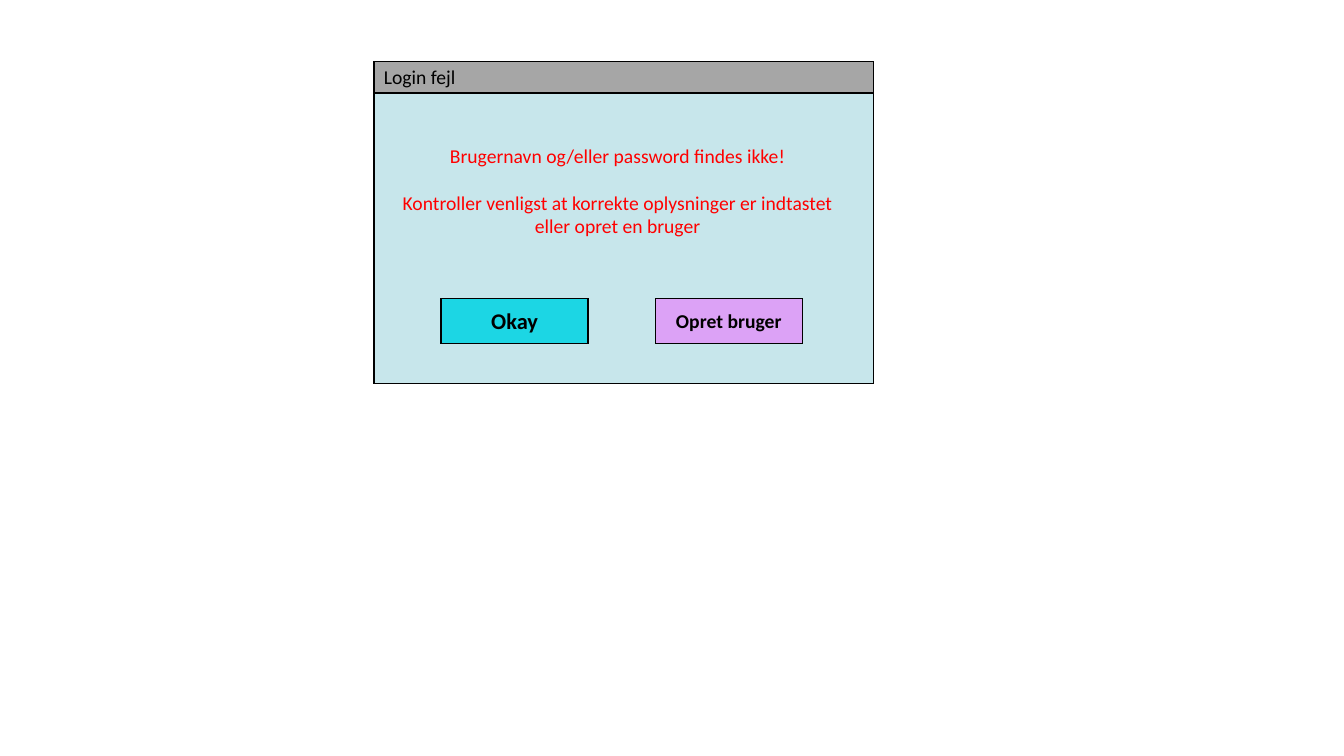
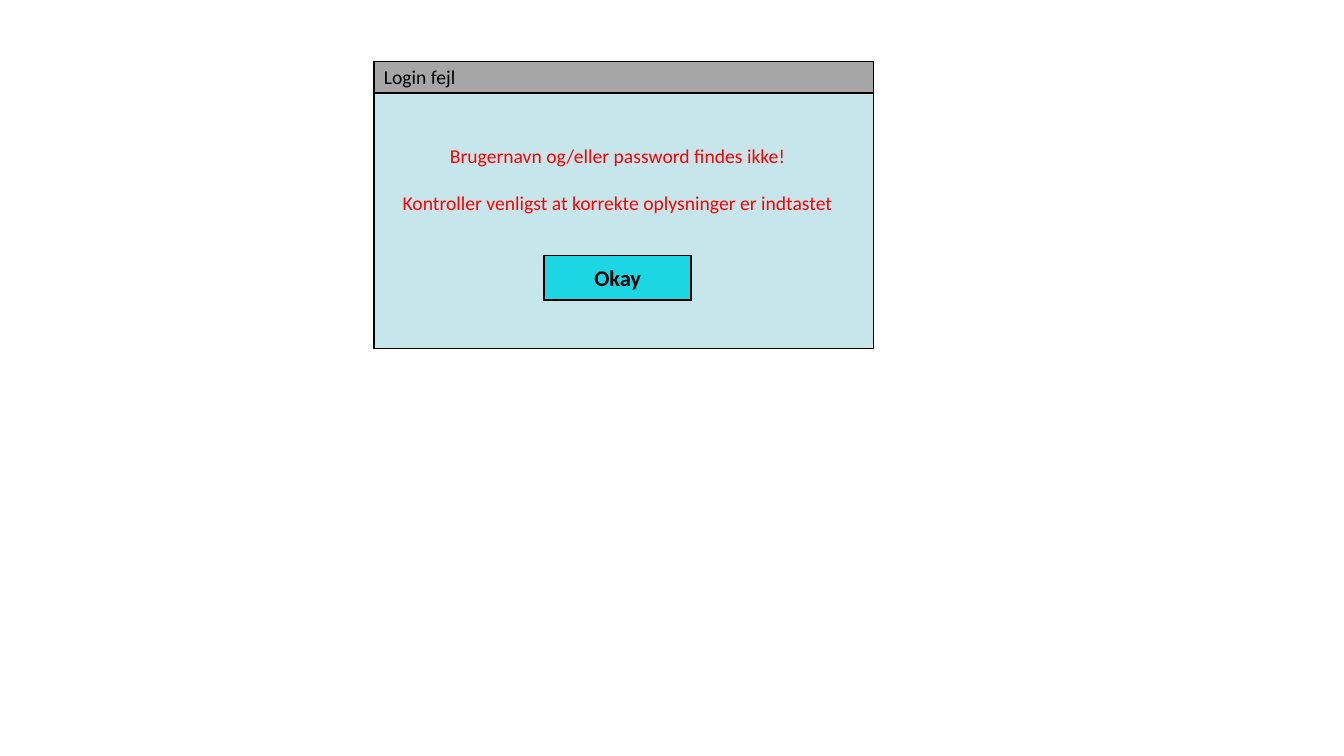
Before and after one commit to CityCrawl/CityCrawl, a slide deck: slide 3 of Diagrammer/CC-App_design/CC_App_Vinduer.pptx. Drawn at 1344x756 pixels with LibreOffice and Linux fonts; fonts in the diff are those of the drawing. Boxes give left, top, right and bottom in pixels: in the first picture for what was removed or moved away, otherwise in the second. Text is boxed around its words. In the diff, an @@ line names an element or a change of style, - is before the commit and + after.

```diff
--- a/Diagrammer/CC-App_design/CC_App_Vinduer.pptx
+++ b/Diagrammer/CC-App_design/CC_App_Vinduer.pptx
@@ rectangle: place and size @@
-rectangle at (374, 66, 874, 384)
+rectangle at (374, 66, 874, 349)
@@ text at (403, 196, 832, 214): text changed @@
-Kontroller venligst at korrekte oplysninger er indtastet eller opret en bruger
+Kontroller venligst at korrekte oplysninger er indtastet
@@ rectangle "Okay": place and size @@
-rectangle "Okay" at (442, 298, 589, 343)
+rectangle "Okay" at (544, 255, 692, 299)
@@ rectangle removed at (655, 298, 803, 343) @@
-Opret bruger
```
Also in this commit, not shown: 2 other slides changed, 3 other files.
